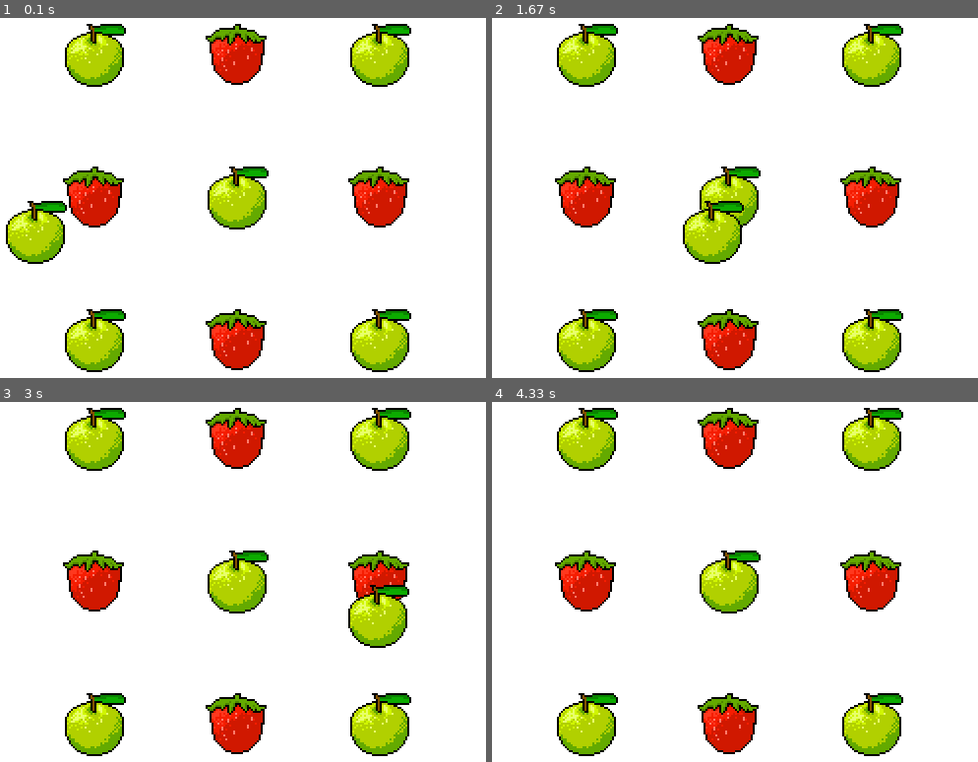
Above: before the commit, frames 1-4 (two rows, left to right).
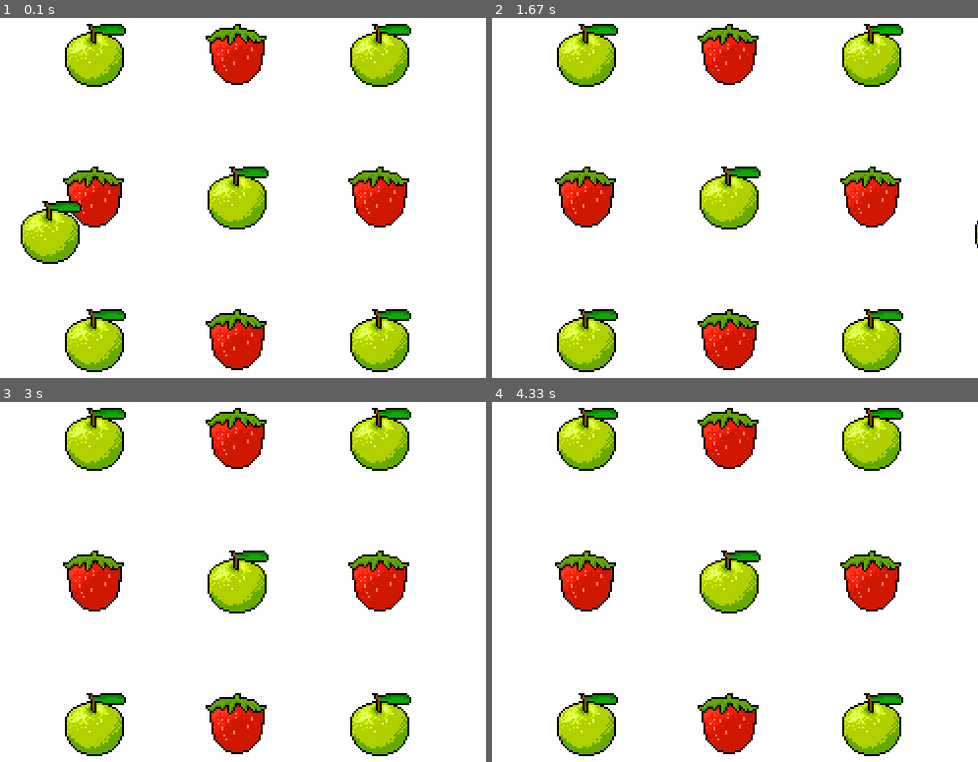
Above: after the commit, the same moments.

Repository: Joshkaki00/pygame-tutorial
Game: pygame game, started from game.py
Same seed, same stepped clock (60 frames per second), same inputs: the game is played once before the commit and once after it.
Inputs:
- Up to frame 1 (0.1 s): no input
- Up to frame 2 (1.67 s): no input
- Up to frame 3 (3 s): no input
- Up to frame 4 (4.33 s): no input

The runs differ from the first frame. In frame 1, 1.7% of the frame differs, in the area x 1-17%, y 50-69%; in frame 2, 1.7%; in frame 3, 1.7%; in frame 4, nothing differs.

Commit message:
updated game

Diff:
--- a/game.py
+++ b/game.py
@@ -58,7 +58,7 @@
     obj.render(screen)
 
   # Update and Render moving apple
-  moving_apple.x += 2
+  moving_apple.x += 5
   moving_apple.render(screen)
 
   # Get the clock
